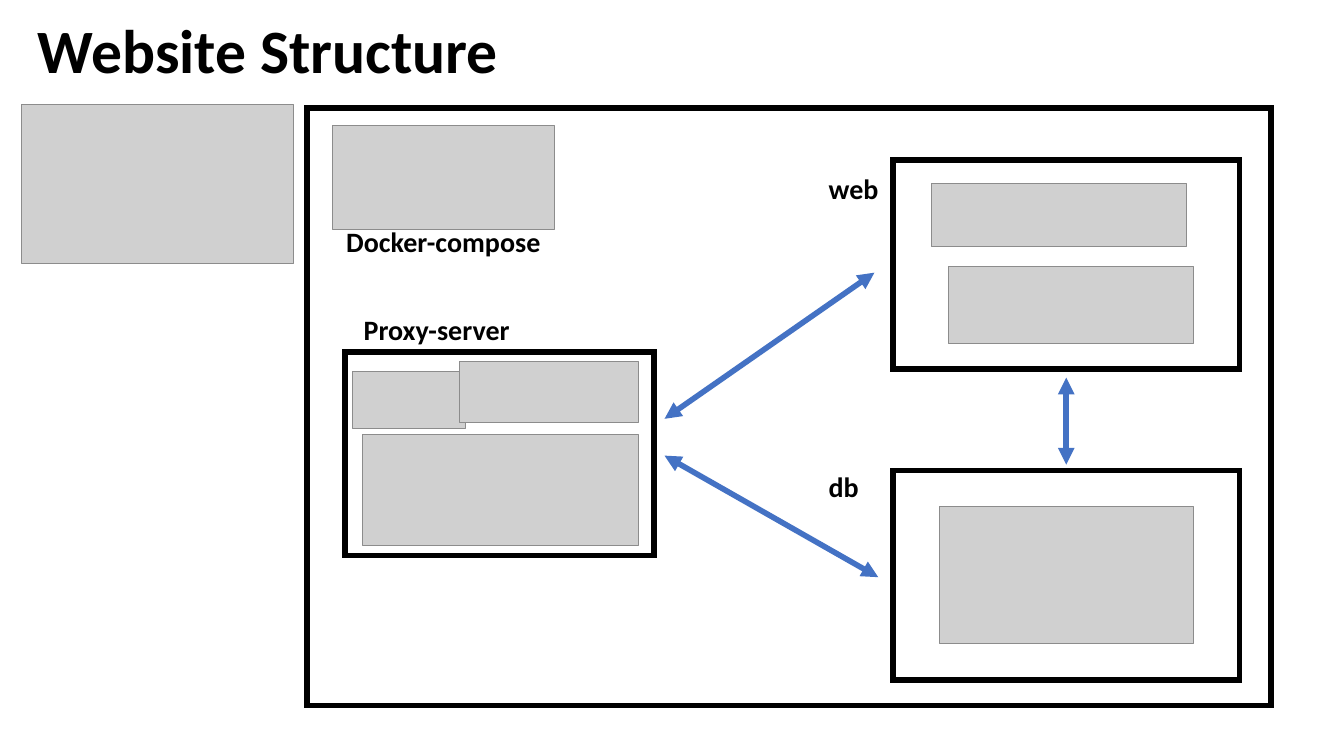
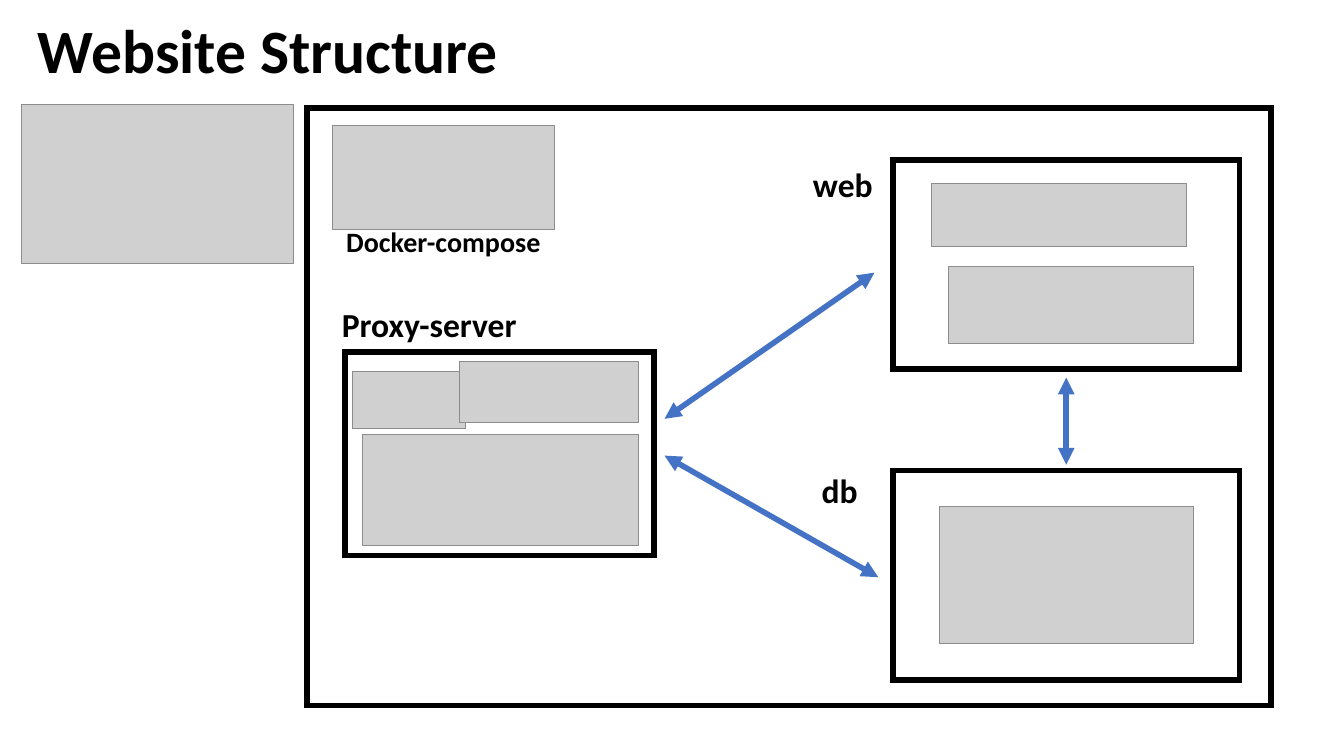
Before and after one commit to adelberteng/personal_website, a slide deck: slide 3 of doc/wireframe.pptx. Drawn at 1344x756 pixels with LibreOffice and Linux fonts; fonts in the diff are those of the drawing; grey boxes stand for pictures. Boxes give left, top, right and bottom in pixels: in the first picture for what was removed or moved away, otherwise in the second. Text is boxed around its words. In the diff, an @@ line names an element or a change of style, - is before the commit and + after.

```diff
--- a/doc/wireframe.pptx
+++ b/doc/wireframe.pptx
@@ text "web" moved from (x1=829, y1=179, x2=879, y2=200) to (x1=813, y1=173, x2=873, y2=198) @@
@@ size 20 to 24 pt in 3 elements at (x1=822, y1=479, x2=858, y2=504), (x1=813, y1=173, x2=873, y2=198), (x1=342, y1=315, x2=517, y2=343) @@
@@ text "Proxy-server" moved from (x1=364, y1=321, x2=510, y2=345) to (x1=342, y1=315, x2=517, y2=343) @@
@@ text "db" moved from (x1=829, y1=477, x2=859, y2=498) to (x1=822, y1=479, x2=858, y2=504) @@
```
Also in this commit, not shown: 14 other files.
